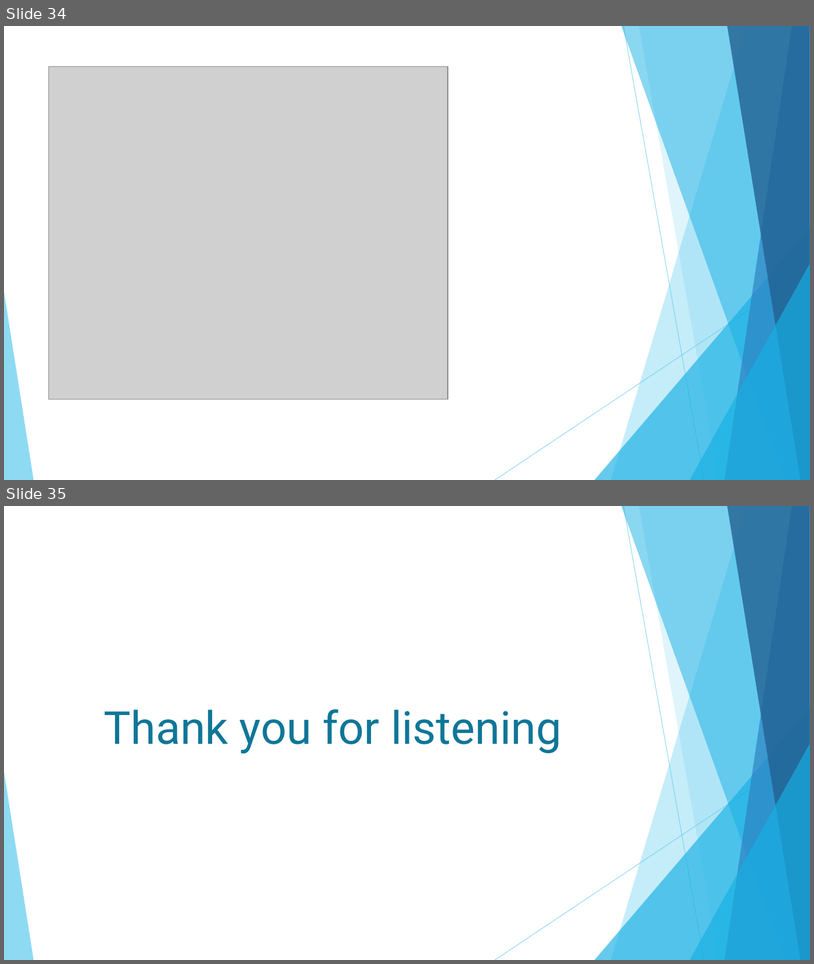
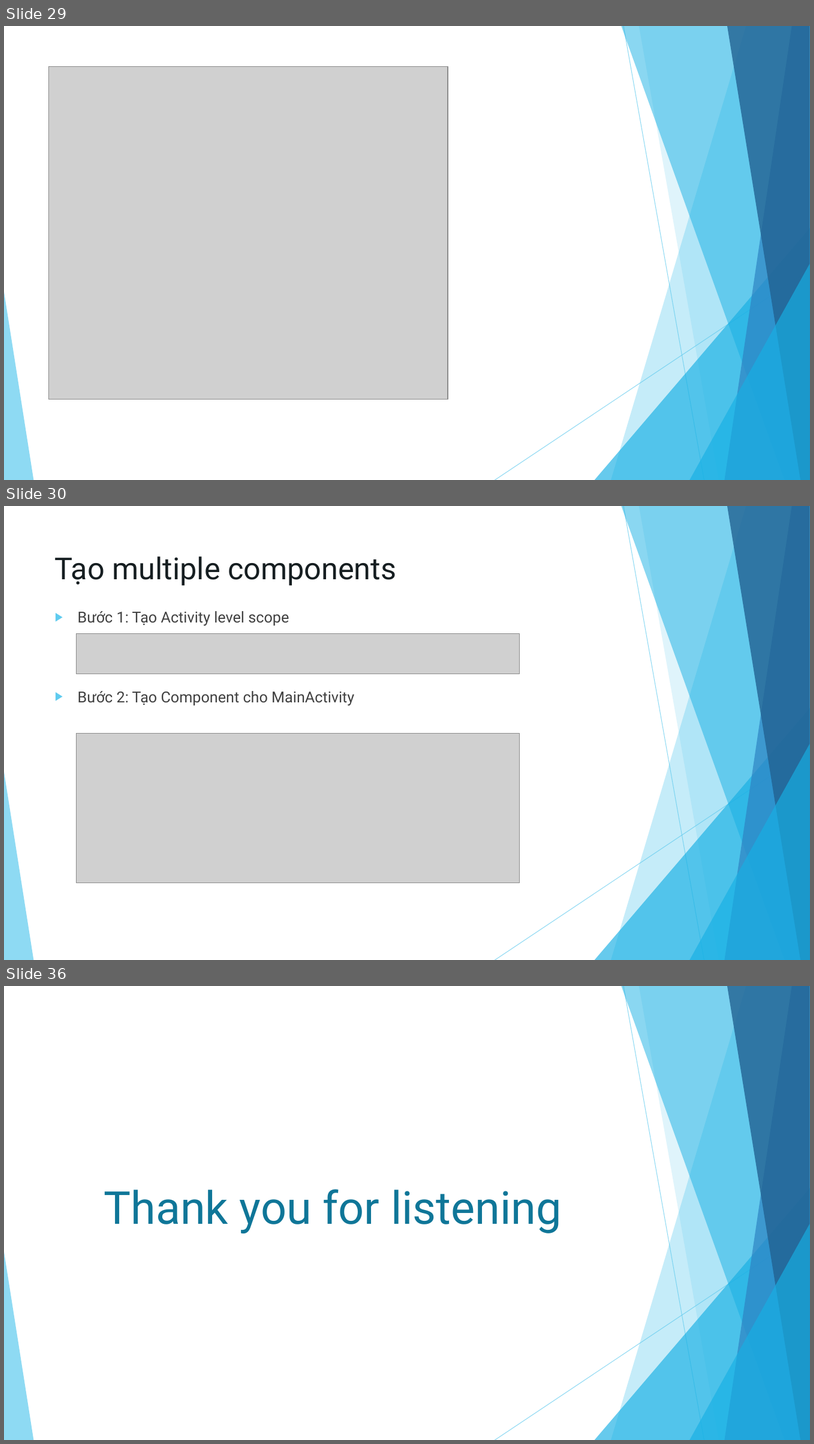
Before and after one commit to NguyenThanhCong1510331/Dagger2, a slide deck: Dagger2-Report.pptx. Shown one above the other, each under a label of ours: slides 34 and 35 before the commit, slides 29, 30 and 36 after it; the slides between them are not shown. The pictures are 814x964 and 814x1444 pixels, drawn with LibreOffice and Linux fonts; fonts in the diff are those of the drawing; grey boxes stand for pictures; background and template pictures are left out. Boxes give left, top, right and bottom in pixels: in the first picture for what was removed or moved away, otherwise in the second. Text is boxed around its words. In the diff, an @@ line names an element or a change of style, - is before the commit and + after.

```diff
--- a/Dagger2-Report.pptx
+++ b/Dagger2-Report.pptx
@@ slide 30 added at (4, 506, 810, 960), background #FFFFFF; not listed: 10 template elements that a slide beside it also shows @@
@@ title added at (55, 556, 396, 586), 36 pt, text #161E22 @@
+Tạo multiple components
@@ text added at (78, 611, 354, 706), 18 pt, text #404040 @@
+▶ Bước 1: Tạo Activity level scope
+▶ Bước 2: Tạo Component cho MainActivity
@@ picture added at (76, 634, 519, 673) @@
@@ picture added at (76, 733, 519, 882) @@
@@ what was slide 34 is now slide 29 @@
@@ what was slide 35 is now slide 36 @@
```
Also in this commit, not shown: 4 slides changed, 5 other slides added, 5 slides removed.
